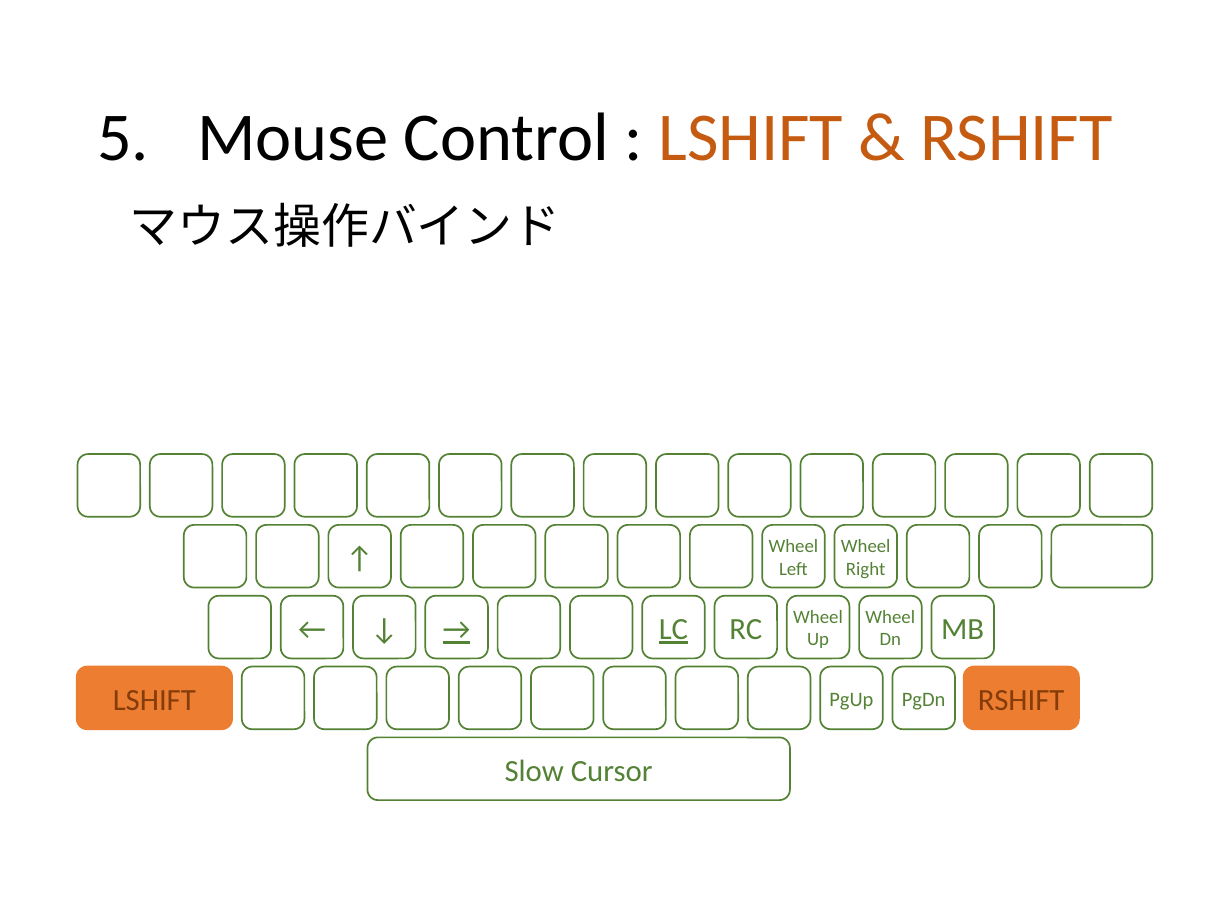
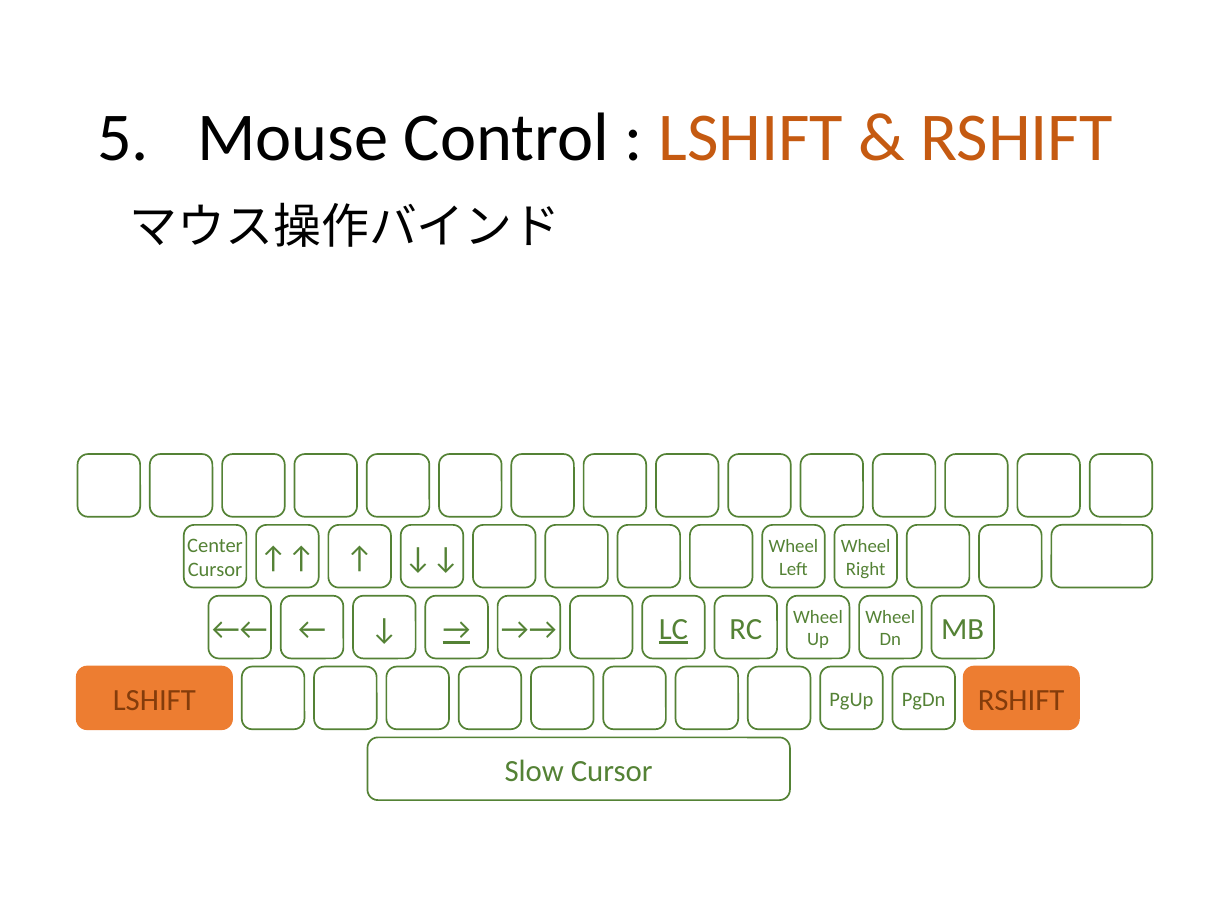
Before and after one commit to ittooo66/myAHK, a slide deck: slide 10 of MANUAL.pptx. Drawn at 1232x924 pixels with LibreOffice and Linux fonts; fonts in the diff are those of the drawing. Boxes give left, top, right and bottom in pixels: in the first picture for what was removed or moved away, otherwise in the second. Text is boxed around its words. In the diff, an @@ line names an element or a change of style, - is before the commit and + after.

```diff
--- a/MANUAL.pptx
+++ b/MANUAL.pptx
@@ text in rounded rectangle at (x1=187, y1=538, x2=243, y2=576): text added @@
+Center
+Cursor
@@ text in rounded rectangle at (x1=256, y1=525, x2=319, y2=588): text added @@
+↑↑
@@ text in rounded rectangle at (x1=400, y1=525, x2=463, y2=588): text added @@
+↓↓
@@ text in rounded rectangle at (x1=208, y1=596, x2=271, y2=659): text added @@
+←←
@@ text in rounded rectangle at (x1=498, y1=596, x2=561, y2=659): text added @@
+→→
```
Also in this commit, not shown: 9 other slides changed.
